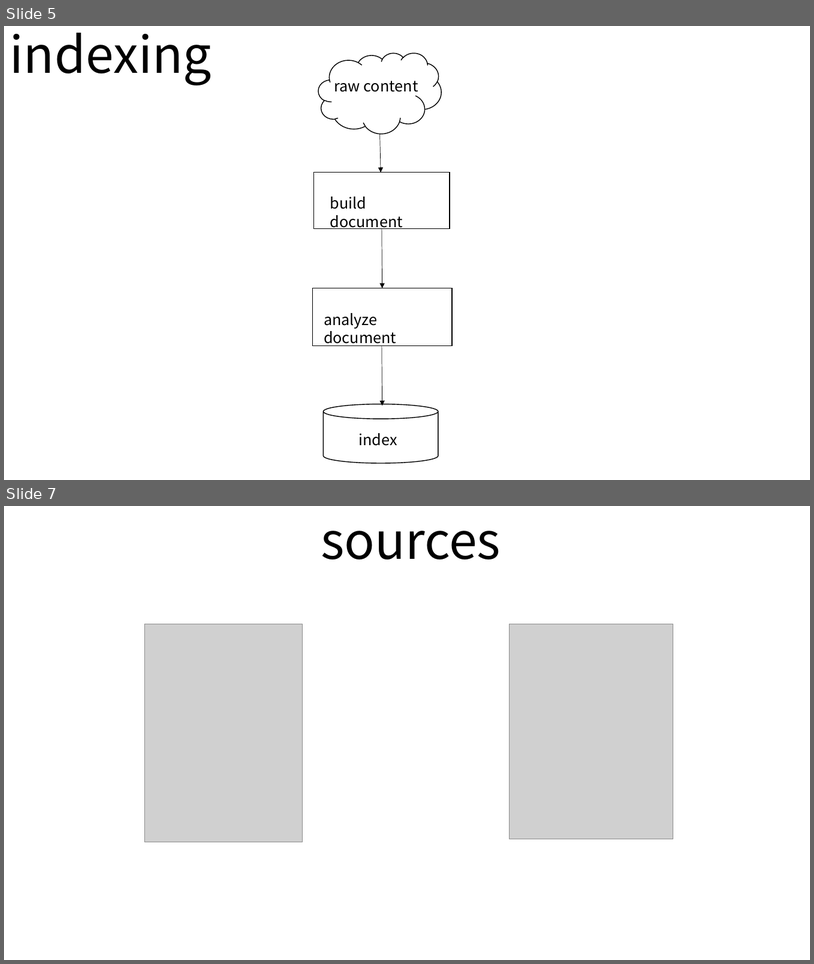
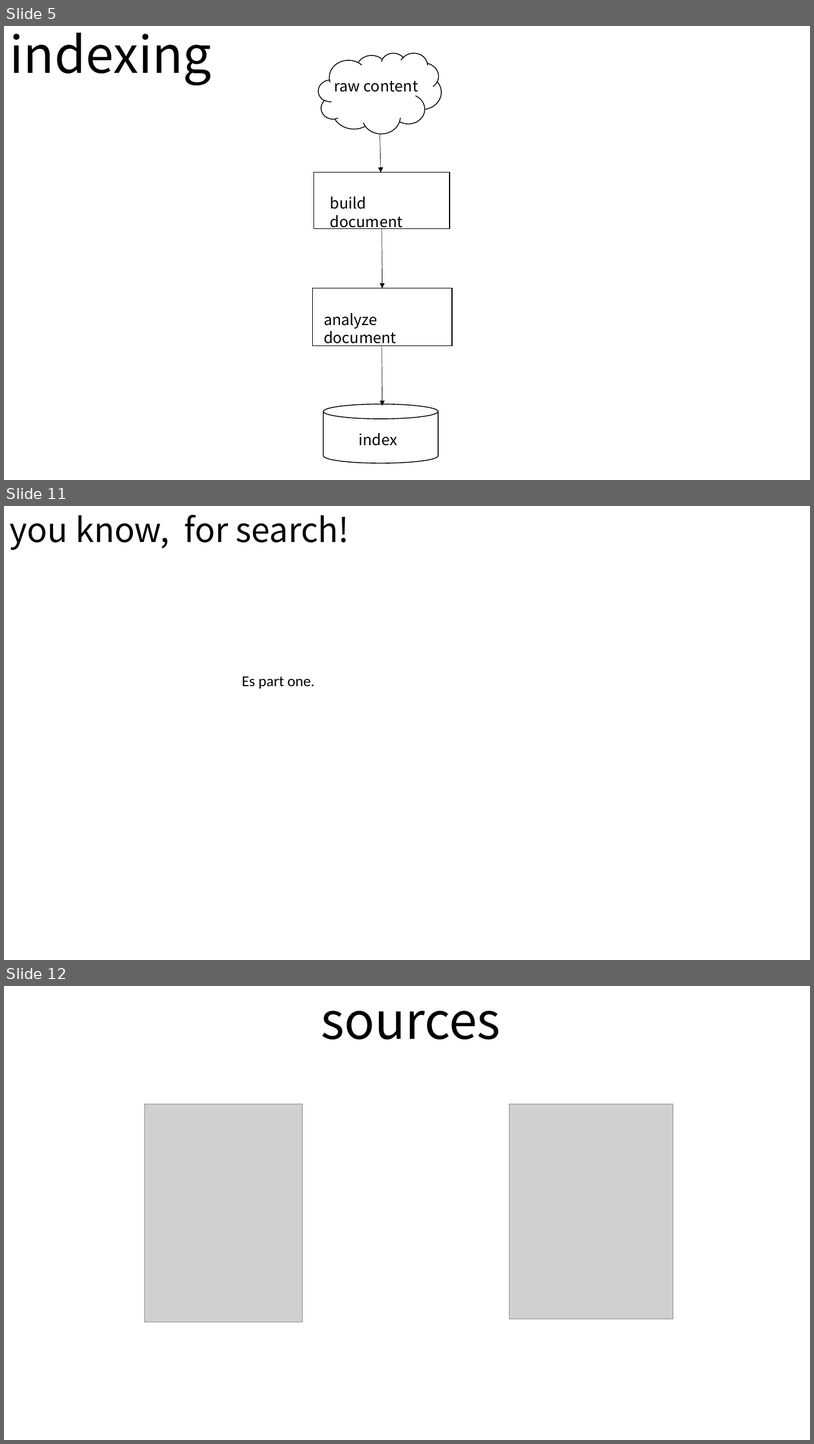
Before and after one commit to andypryor/start_your_search_engines, a slide deck: start_search_engines.pptx. Shown one above the other, each under a label of ours: slides 5 and 7 before the commit, slides 5, 11 and 12 after it; the slides between them are not shown. The pictures are 814x964 and 814x1444 pixels, drawn with LibreOffice and Linux fonts; fonts in the diff are those of the drawing; grey boxes stand for pictures. Boxes give left, top, right and bottom in pixels: in the first picture for what was removed or moved away, otherwise in the second. Text is boxed around its words. In the diff, an @@ line names an element or a change of style, - is before the commit and + after.

```diff
--- a/start_search_engines.pptx
+++ b/start_search_engines.pptx
@@ slide 11 added at [4,506,810,960], background #FFFFFF @@
@@ text added at [10,514,350,550], 40 pt, text #000000 @@
+you know, for search!
@@ table added at [75,555,148,579], 1 rows, 1 columns @@
+
@@ text added at [242,676,315,688], 18 pt, text #000000 @@
+Es part one.
@@ what was slide 7 is now slide 12 @@
```
Also in this commit, not shown: 1 slide changed, 4 other slides added, 2 other files.
